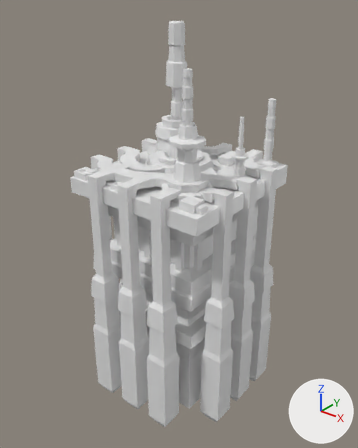
One commit to the FBX model ScifiCityGeneratorUnity/Assets/SciFiCity/TowerGenerator/!Fbx/ChunkCity.000.fbx: the scene before it, then after it.
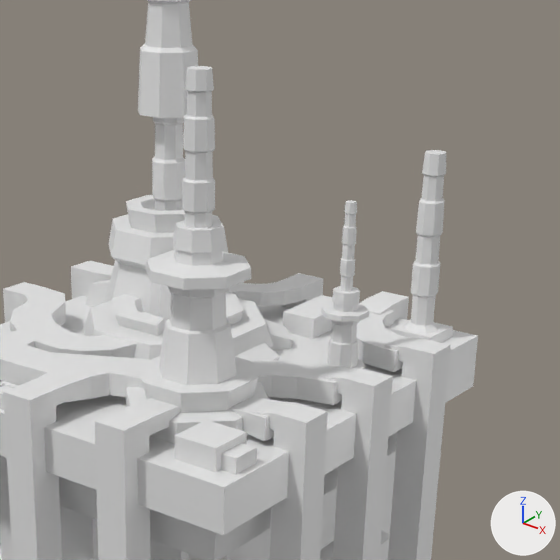
Each version is shown whole from a 50 mm camera at (37.8, -38.6, 22.1) aimed at (-0.2, 8.8, -7.3), then close up on the part from 32% to 89% of the width and 10% to 55% of the height. Lighting does not change. The marker at lower right points along +X, +Y and +Z. Where no turn or scale is listed for an object, it has been applied to the vertices. Vertices at the same position are counted once.

The first close-up shows '000Cylinder.004', 'Blocks.002', 'Building', 'Building(GroupStack)', 'Building(GroupStack).002', 'Cylinder.002', 'Cylinder.008', 'Cylinder.009', 'Pillar.015', 'Pillar.028', 'Pillar.029', 'Pillar.030', 'Pillar.031'.
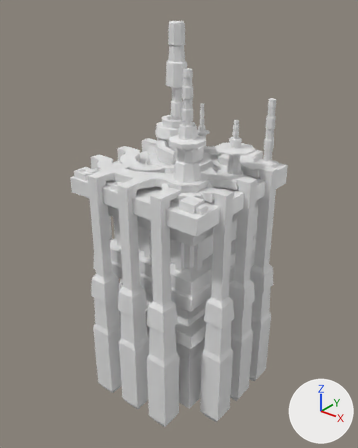
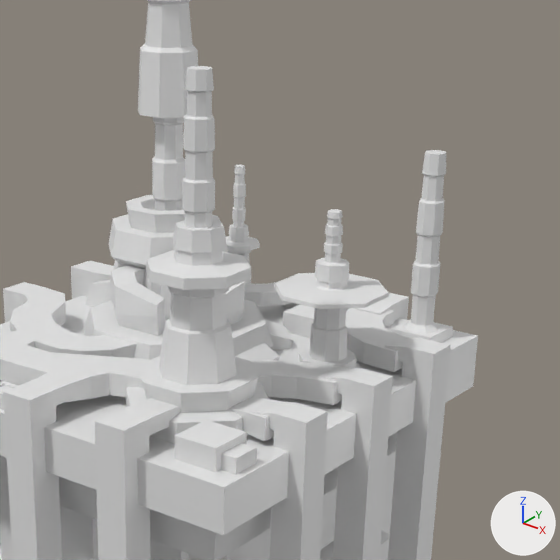
The newer file is also turned or shifted as a whole; pictures and numbers use the older file's frame.

What differs and where, as boxes [x1, y1, x2, y2] in the close-ups (560 x 560 px):
```json
{"object": "000Cylinder.004", "change": "reshaped", "before": [84, 292, 273, 360], "after": [84, 265, 273, 360]}
{"object": "Building(GroupStack).002", "change": "reshaped", "before": [319, 286, 369, 369], "after": [274, 258, 389, 368]}
{"object": "Cylinder.002", "change": "mesh rescaled", "before": [340, 200, 357, 292], "after": [322, 209, 343, 265], "on screen": "22% wider, 39% shorter"}
{"object": "Building.002", "change": "added", "after": [226, 224, 260, 283]}
{"object": "Cylinder.034", "change": "added", "after": [232, 164, 246, 227]}
{"part": 3, "of": "me_cylinder_004", "change": "built on", "before": [112, 292, 244, 336], "after": [111, 265, 245, 336]}
```

Edits to the scene script, one JSON object a line:
```json
{"block": "me_cylinder_004", "where": "# used by ob_000cylinder_004; location = (0.0, 5.89, 0.0)"}
{"op": "remove", "block": "me_cylinder_004", "code": "me_cylinder_004.from_pydata(...)  # 72 vertices, 66 faces; spans x -7.23..4.93, y -1.77..10.39, z -2.44..2.06"}
{"op": "add", "block": "me_cylinder_004", "code": "me_cylinder_004.from_pydata(...)  # 88 vertices, 82 faces; spans x -7.23..4.93, y -1.77..10.39, z -2.44..3.44"}
{"block": "me_cylinder_004", "change": "me_cylinder_004 part 3"}
{"block": "me_cylinder_004", "change": "6 faces are deleted"}
{"block": "me_cylinder_004", "change": "4 vertices in x -0.35..1.83, y 1.33..3.52, z 2.06 move by (0.0, 0.0, 0.43)"}
{"block": "me_cylinder_004", "change": "4 vertices are added at (1.83, 3.08, 3.01), (0.09, 1.33, 3.01), (0.78, 3.52, 3.01), (-0.35, 2.39, 3.01)"}
{"block": "me_cylinder_004", "change": "12 new vertices lie (0.0, 0.0, 1.38) away from vertices in x -4.13..1.83, y 1.33..7.29, z 2.06"}
{"block": "me_cylinder_004", "change": "22 new faces join them"}
{"block": "me_cylinder_020", "where": "# used by ob_building_groupstack__002; location = (4.16, 12.69, -0.48)"}
{"op": "remove", "block": "me_cylinder_020", "code": "me_cylinder_020.from_pydata(...)  # 136 vertices, 129 faces; spans x 1.63..4.43, y -2.52..0.28, z -0.07..4.54"}
{"op": "add", "block": "me_cylinder_020", "code": "me_cylinder_020.from_pydata(...)  # 136 vertices, 129 faces; spans x 0.0..4.7, y -3.63..1.08, z -0.09..5.7"}
{"block": "me_cylinder_020", "change": "me_cylinder_020 part 1: 136 of 136 vertices moved; they spanned x 1.63..4.43, y -2.52..0.28, z -0.07..4.54 and now span x 0.0..4.7, y -3.63..1.08, z -0.09..5.7; mean shift (-0.67, -0.16, 0.67); largest move (2.05, -1.52, 3.42) -> (0.0, -2.25, 4.36)"}
{"block": "me_cylinder_021", "where": "me_cylinder_021.from_pydata(...)  # 104 vertices, 98 faces; spans x 2.61..3.44, y -1.54..-0.71, z 4.36..8.41"}
{"block": "me_cylinder_021", "where": "# used by ob_cylinder_002; location = (4.16, 12.69, -0.48)"}
{"block": "me_cylinder_021", "change": "me_cylinder_021 part 2: the whole mesh is scaled about its middle by (1.26, 1.26, 0.562), then moved by (-0.68, -0.16, 0.42)"}
{"op": "add", "block": "me_cylinder_061", "code": ["me_cylinder_061 = bpy.data.meshes.new('Cylinder.061')", "me_cylinder_061.from_pydata(...)  # 104 vertices, 98 faces; spans x 2.74..3.62, y -1.62..-0.75, z 3.72..7.17"]}
{"op": "add", "block": "me_cylinder_060", "code": ["me_cylinder_060 = bpy.data.meshes.new('Cylinder.060')", "me_cylinder_060.from_pydata(...)  # 136 vertices, 129 faces; spans x 1.7..4.66, y -2.65..0.3, z -0.6..4.14"]}
{"op": "add", "block": "ob_cylinder_034", "code": ["ob_cylinder_034 = bpy.data.objects.new('Cylinder.034', me_cylinder_061)", "ob_cylinder_034.location = (-6.01, 18.48, -0.06)"]}
{"op": "add", "block": "ob_building_002", "code": ["ob_building_002 = bpy.data.objects.new('Building.002', me_cylinder_060)", "ob_building_002.location = (-6.01, 18.48, -0.06)"]}
```
